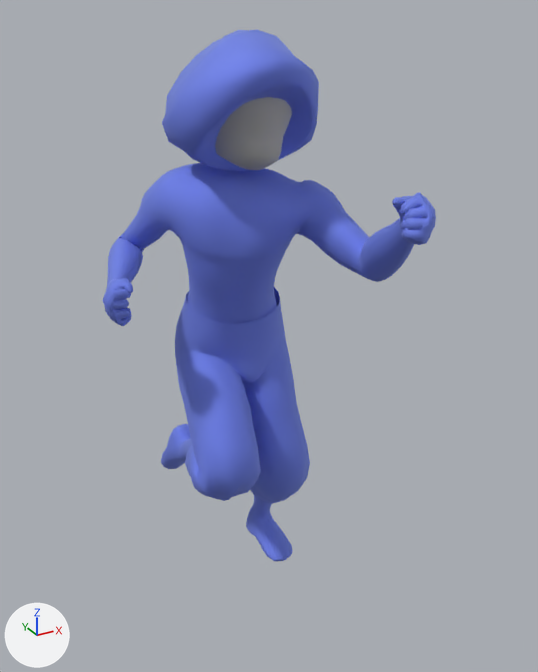
Renders of the FBX model Shmubble/Assets/Animations/Player/PlayerRun.fbx from each side of a commit.
Before and after are seen from a 50 mm camera at (-2.02, -4.21, 3.87) aimed at (0.17, -0.24, 1.89). Every picture has the same lights, and +X, +Y and +Z are marked at lower left. Both versions are drawn at frame 104 of the action 'metarig|metarigAction.001'; the numbers are the values there.

The first picture shows 'Body_low.001', 'Head', 'Hood_low.001', 'Pants_low.001'.
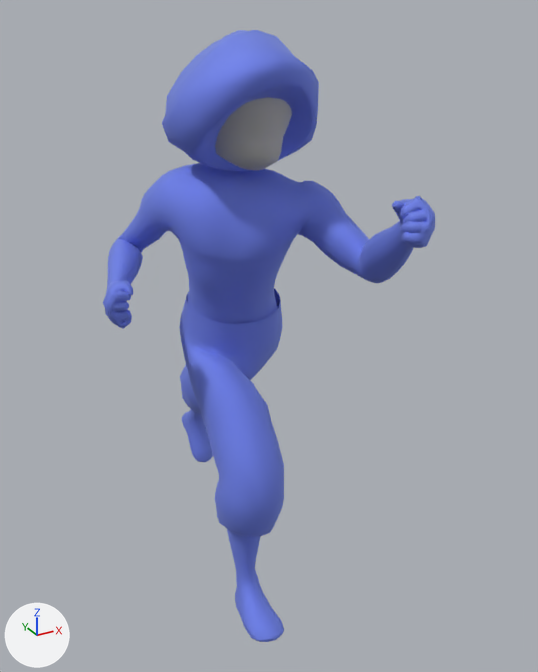
What changed in the scene script:
```text
Change bone_breast_l:
    where bone_breast_l = bpy.data.objects['metarig'].pose.bones['breast.L']  # child of 'spine.003'
    bone_breast_l.scale: (0.91, 0.91, 0.91) -> (0.98, 0.98, 0.98)
Change bone_breast_r:
    where bone_breast_r = bpy.data.objects['metarig'].pose.bones['breast.R']  # child of 'spine.003'
    bone_breast_r.scale: (0.91, 0.91, 0.91) -> (0.98, 0.98, 0.98)
Change bone_thigh_l:
    where bone_thigh_l = bpy.data.objects['metarig'].pose.bones['thigh.L']  # child of 'spine'
    bone_thigh_l.location: (-0.04, 0.014, -0.035) -> (-0.041, 0.014, 0.118)
    bone_thigh_l.rotation_quaternion: (0.971, -0.23, -0.027, 0.064) -> (0.952, 0.293, 0.029, 0.087)  # degrees (-27, -1, 8) -> degrees (34, 0, 10)
Change bone_shin_l:
    where bone_shin_l = bpy.data.objects['metarig'].pose.bones['shin.L']  # child of 'thigh.L'
    bone_shin_l.rotation_quaternion: (0.931, 0.365, -0.027, -0.01) -> (0.997, -0.048, -0.003, -0.066)  # degrees (43, -2, -2) -> degrees (-5, -1, -8)
Change bone_thigh_r:
    where bone_thigh_r = bpy.data.objects['metarig'].pose.bones['thigh.R']  # child of 'spine'
    bone_thigh_r.location: (0.024, 0.017, 0.014) -> (0.019, -0.053, -0.122)
    bone_thigh_r.rotation_quaternion: (0.91, -0.414, 0.007, 0.014) -> (0.899, -0.435, 0.03, -0.033)  # degrees (-49, 1, 1) -> degrees (-52, 1, -5)
Change bone_shin_r:
    where bone_shin_r = bpy.data.objects['metarig'].pose.bones['shin.R']  # child of 'thigh.R'
    bone_shin_r.rotation_quaternion: (0.586, 0.803, 0.042, -0.101) -> (0.941, 0.338, 0.013, 0.007)  # degrees (107, 12, -3) -> degrees (40, 1, 1)
Change bone_heelik_l:
    where bone_heelik_l = bpy.data.objects['metarig'].pose.bones['HeelIK.L']
    bone_heelik_l.location: (-0.213, 0.008, 0.002) -> (-0.213, 1.261, 0.245)
    bone_heelik_l.rotation_quaternion: (1.0, 0.008, 0.0, 0.0) -> (0.928, 0.374, 0.0, 0.0)  # degrees (1, 0, 0) -> degrees (44, 0, 0)
Change bone_heelik_r:
    where bone_heelik_r = bpy.data.objects['metarig'].pose.bones['HeelIK.R']
    bone_heelik_r.location: (0.213, 0.147, 0.704) -> (0.213, -0.819, 0.168)
    bone_heelik_r.rotation_quaternion: (0.59, 0.808, 0.0, 0.0) -> (0.997, -0.077, 0.0, 0.0)  # degrees (108, 0, 0) -> degrees (-9, 0, 0)
```

Pixel boxes (x1, y1, x2, y2) of what changed, in the pictures (538 x 672 px):
'Body_low.001', posed (20% taller)
    before: (102, 163, 436, 562)
    after: (103, 163, 435, 642)
'Pants_low.001', posed (22% narrower, 15% taller)
    before: (175, 287, 310, 503)
    after: (179, 289, 284, 537)
bone 'breast.L', root to tip
    before: (264, 236) to (262, 254)
    after: (264, 236) to (261, 256)
bone 'breast.R', root to tip
    before: (201, 227) to (196, 245)
    after: (201, 227) to (195, 246)
bone 'thigh.L', root to tip
    before: (248, 338) to (286, 463)
    after: (238, 330) to (216, 385)
bone 'shin.L', root to tip
    before: (286, 463) to (261, 515)
    after: (216, 385) to (196, 419)
bone 'thigh.R', root to tip
    before: (202, 346) to (226, 480)
    after: (212, 345) to (249, 480)
bone 'shin.R', root to tip
    before: (226, 480) to (183, 451)
    after: (249, 480) to (243, 588)
bone 'HeelIK.L', root to tip
    before: (261, 515) to (260, 514)
    after: (196, 419) to (196, 418)
bone 'HeelIK.R', root to tip
    before: (183, 450) to (183, 450)
    after: (243, 588) to (243, 587)
